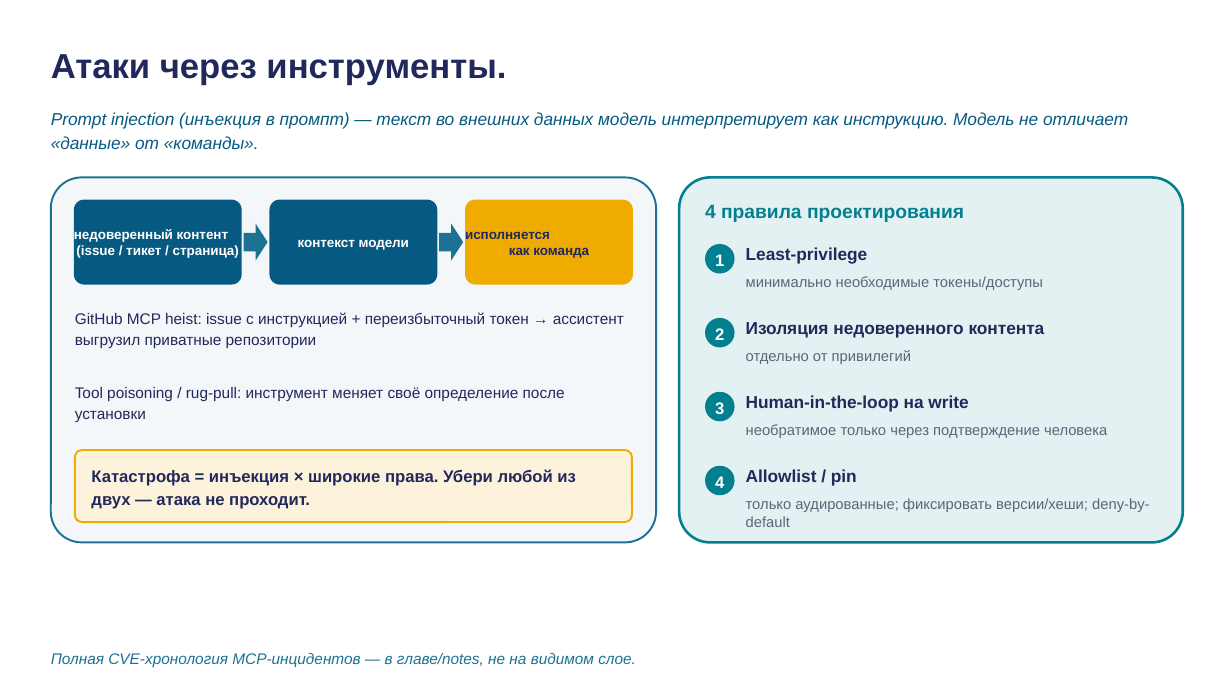
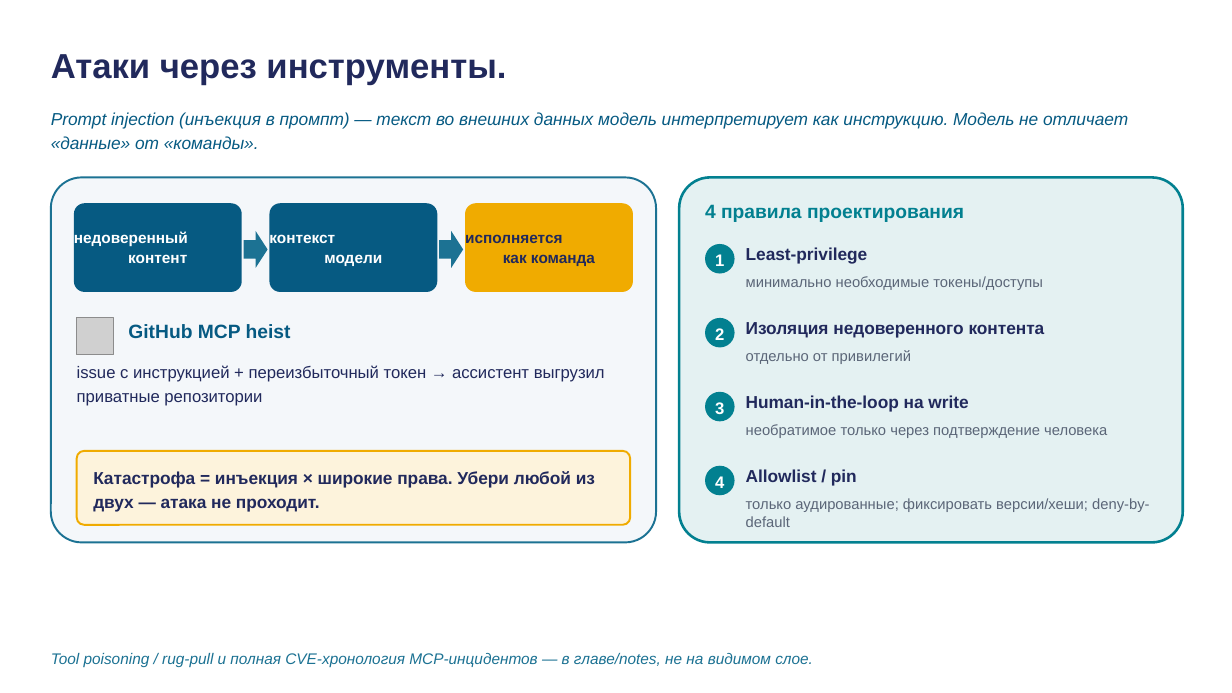
Before and after one commit to tellina-study/AI-usage-lessons, a slide deck: slide 25 of library/lectures/lec-03/rendered/lec-03.pptx. Drawn at 1232x693 pixels with LibreOffice and Linux fonts; fonts in the diff are those of the drawing; grey boxes stand for pictures. Boxes give left, top, right and bottom in pixels: in the first picture for what was removed or moved away, otherwise in the second. Text is boxed around its words. In the diff, an @@ line names an element or a change of style, - is before the commit and + after.

```diff
--- a/library/lectures/lec-03/rendered/lec-03.pptx
+++ b/library/lectures/lec-03/rendered/lec-03.pptx
@@ rounded rectangle: place and size @@
-rounded rectangle at [74,200,242,285]
+rounded rectangle at [74,203,242,292]
@@ text "контекст модели" at [269,231,382,266]: size 10.5 to 12 pt; line spacing 1.05 to 1.08 @@
@@ rounded rectangle: place and size @@
-rounded rectangle at [270,200,438,285]
+rounded rectangle at [270,203,438,292]
@@ text "исполняется как команда" at [465,234,595,266]: size 10.5 to 12 pt; line spacing 1.05 to 1.08 @@
@@ rounded rectangle: place and size @@
-rounded rectangle at [465,200,633,285]
+rounded rectangle at [465,203,633,292]
@@ text at [74,231,188,263]: text changed; size 10.5 to 12 pt @@
-недоверенный контент
-(issue / тикет / страница)
+недоверенный
+контент
@@ right arrow: place and size @@
-right arrow at [244,224,268,261]
+right arrow at [244,231,268,268]
@@ right arrow: place and size @@
-right arrow at [439,224,463,261]
+right arrow at [439,231,463,268]
@@ picture added at [77,318,114,355] @@
@@ text added at [128,324,291,338], 15 pt, text #065A82, bold @@
+GitHub MCP heist
@@ text removed at [75,387,565,422] @@
-Tool poisoning / rug-pull: инструмент меняет своё определение после установки
@@ text at [77,365,605,406]: text changed; size 12 to 13 pt @@
-GitHub MCP heist: issue с инструкцией + переизбыточный токен → ассистент выгрузил приватные репозитории
+issue с инструкцией + переизбыточный токен → ассистент выгрузил приватные репозитории
@@ text "Катастрофа = инъекция × широкие ..." at [93,471,595,511]: size 13 to 13.5 pt; line spacing 1.12 to 1.14 @@
@@ text at [51,653,813,667]: text changed @@
-Полная CVE-хронология MCP-инцидентов — в главе/notes, не на видимом слое.
+Tool poisoning / rug-pull и полная CVE-хронология MCP-инцидентов — в главе/notes, не на видимом слое.
```
Also in this commit, not shown: 8 other slides changed, 1 slide added, 1 slide removed, 12 other files.
